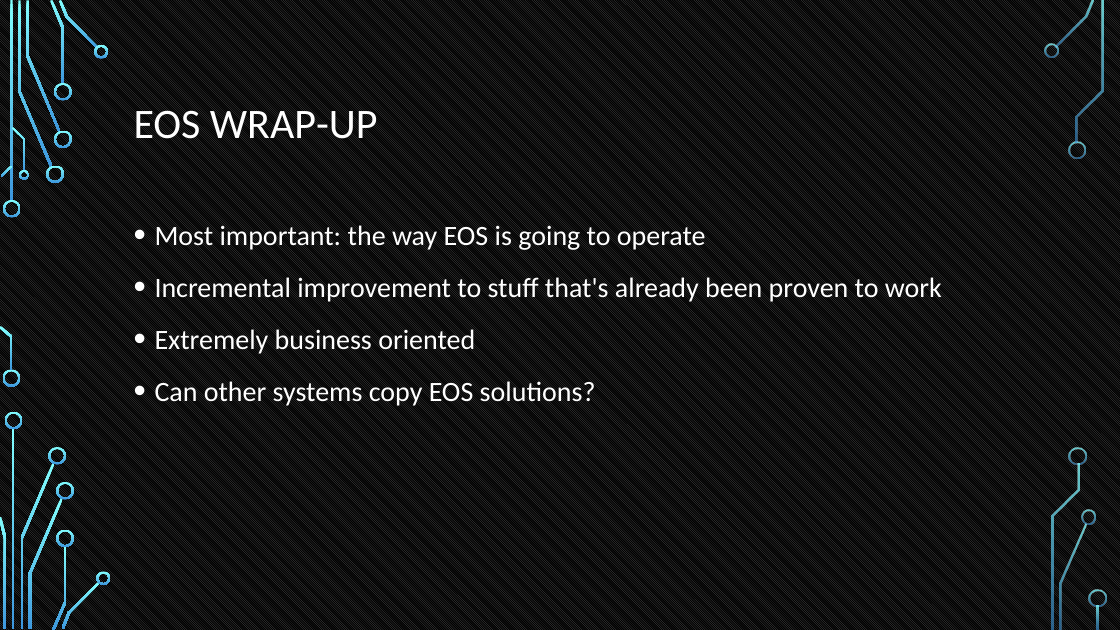
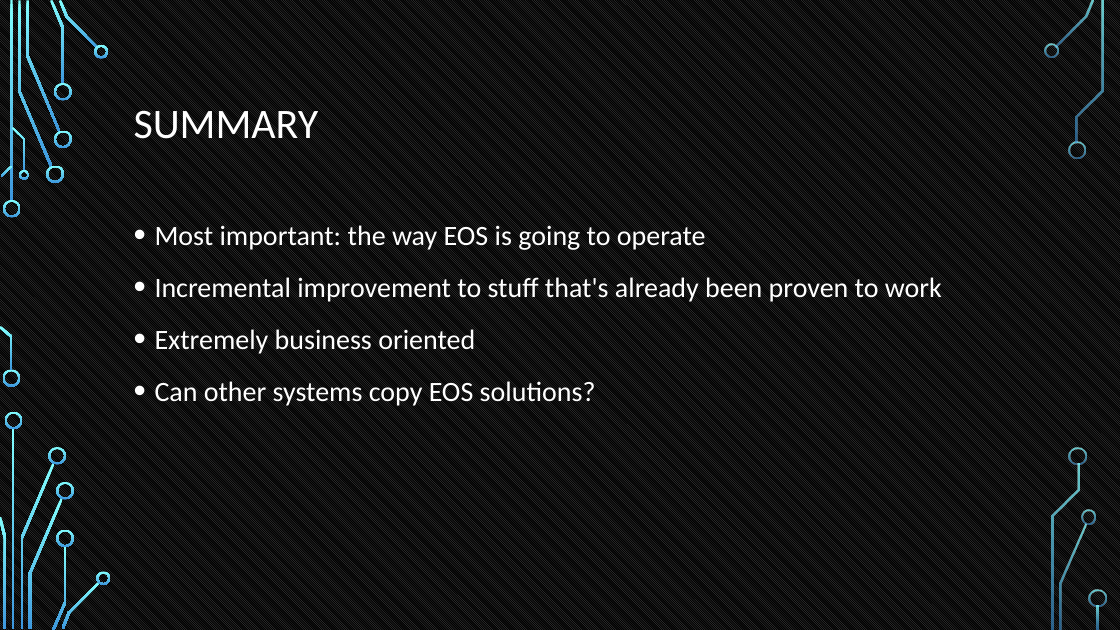
Before and after one commit to tokenika/tokenika.github.io, a slide deck: slide 47 of WarsawBlock(3).pptx (slide 46 before the commit). Drawn at 1120x630 pixels with LibreOffice and Linux fonts; fonts in the diff are those of the drawing; background and template pictures are left out. Boxes give left, top, right and bottom in pixels: in the first picture for what was removed or moved away, otherwise in the second. Text is boxed around its words. In the diff, an @@ line names an element or a change of style, - is before the commit and + after.

```diff
--- a/WarsawBlock(3).pptx
+++ b/WarsawBlock(3).pptx
@@ title at bbox=[134, 110, 319, 139]: text changed @@
-EOS WRAP-UP
+SUMMARY
```
Also in this commit, not shown: 21 other slides changed, 1 slide added, 4 other files.
